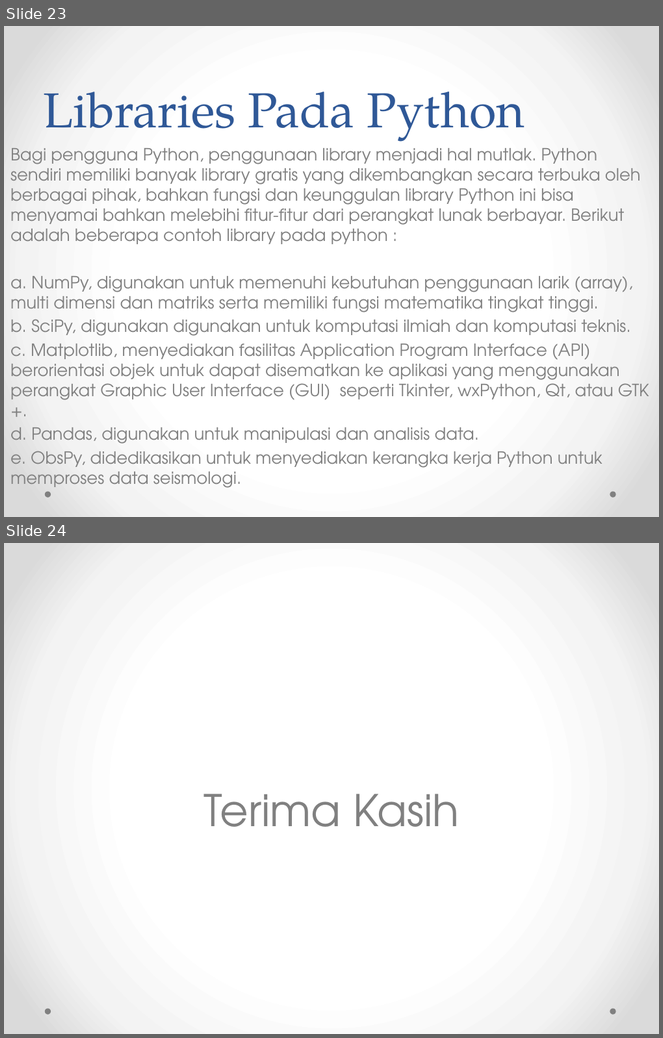
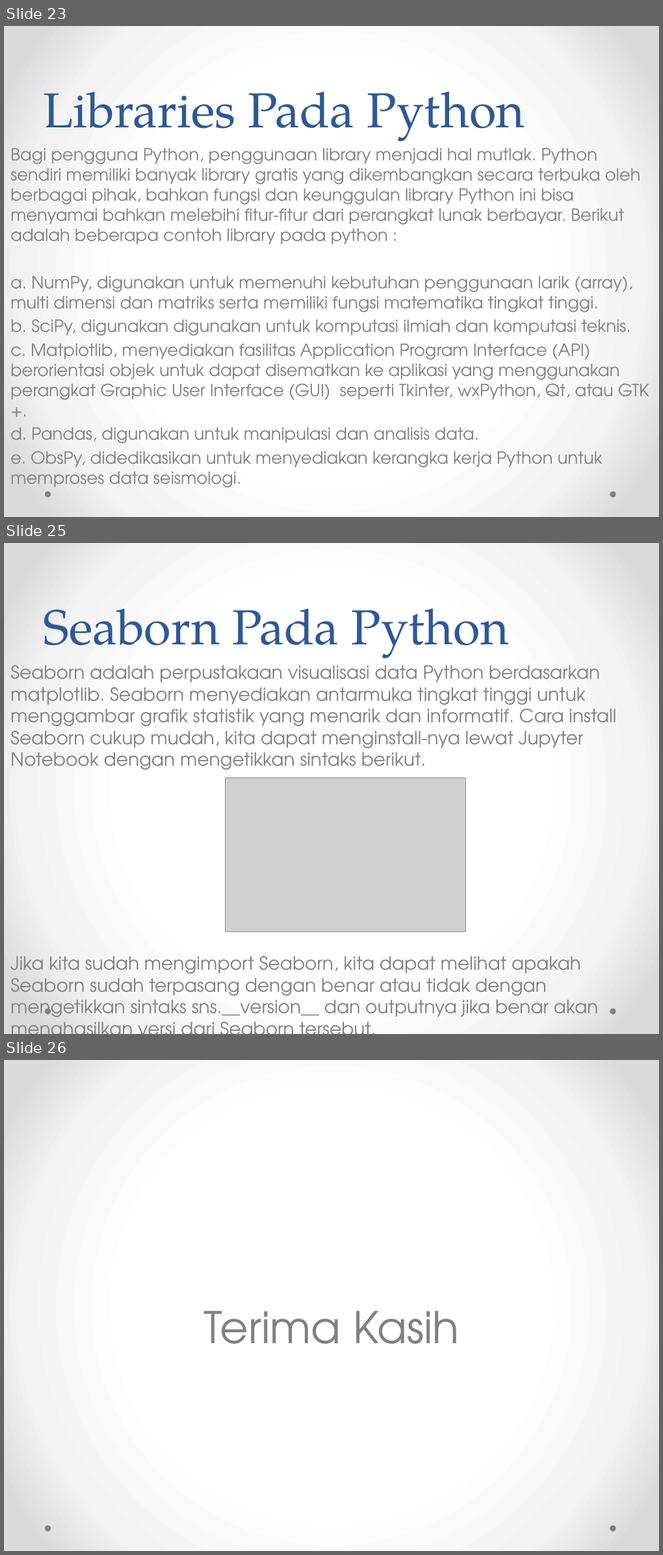
Before and after one commit to Abaljerind/Pengantar-Deep-Learning, a slide deck: Tugas Pertama/Tugas Pertama AbalJerind Pengantar Deep Learning.pptx. Shown one above the other, each under a label of ours: slides 23 and 24 before the commit, slides 23, 25 and 26 after it; the slides between them are not shown. The pictures are 663x1038 and 663x1555 pixels, drawn with LibreOffice and Linux fonts; fonts in the diff are those of the drawing; grey boxes stand for pictures. Boxes give left, top, right and bottom in pixels: in the first picture for what was removed or moved away, otherwise in the second. Text is boxed around its words. In the diff, an @@ line names an element or a change of style, - is before the commit and + after.

Commit message:
menambahkan jupyter dan seaborn

```diff
--- a/Tugas Pertama/Tugas Pertama AbalJerind Pengantar Deep Learning.pptx
+++ b/Tugas Pertama/Tugas Pertama AbalJerind Pengantar Deep Learning.pptx
@@ slide 25 added at (4,543,659,1034), background gradient #FFFFFF to #F4F4F4 to #DADADA; not listed: 2 template elements that a slide beside it also shows @@
@@ title added at (43,609,509,659), 54 pt, text #2F5897 @@
+Seaborn Pada Python
@@ text added at (10,665,616,1023), 20 pt, text #808080 @@
+Seaborn adalah perpustakaan visualisasi data Python berdasarkan matplotlib. Seaborn menyediakan antarmuka tingkat tinggi untuk menggambar grafik statistik yang menarik dan informatif. Cara install Seaborn cukup mudah, kita dapat menginstall-nya lewat Jupyter Notebook dengan mengetikkan sintaks berikut.
+Jika kita sudah mengimport Seaborn, kita dapat melihat apakah Seaborn sudah terpasang dengan benar atau tidak dengan mengetikkan sintaks sns.__version__ dan outputnya jika benar akan menghasilkan versi dari Seaborn tersebut.
@@ picture added at (226,778,466,932) @@
@@ what was slide 24 is now slide 26 @@
```
Also in this commit, not shown: 1 slide changed, 1 other slide added.
